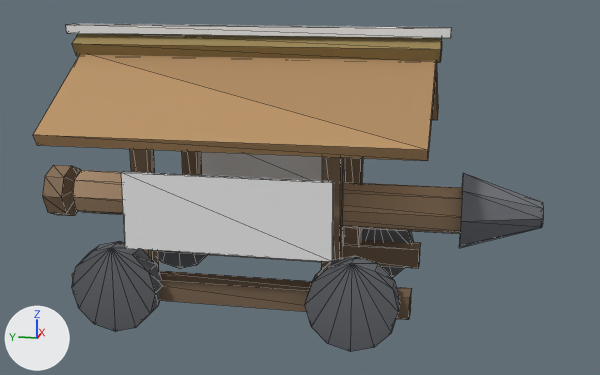
Two versions of the glTF model csharp/Unciv.Godot/Packs/units/models/unit/Battering Ram.glb, one commit apart.
Before and after are seen from a camera (50 mm lens) standing at (-1.894, -0.489, 0.771) and looking at (-0.007, -0.111, 0.299). The lights are fixed; the arrows at lower left show +X, +Y and +Z. The picture after the commit comes second. Mesh edges are drawn as thin lines. Vertices at exactly the same position are counted once.

In view in the first picture: 'Body'.
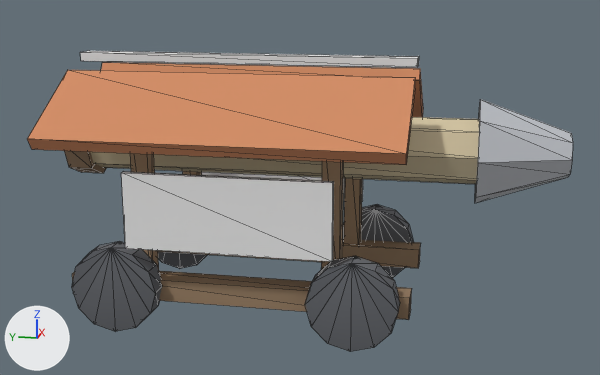
Changed parts and their boxes [x1, y1, x2, y2] in the pictures (600 x 375 px):
'Body', reshaped (7% wider, 8% shorter): before [33, 24, 543, 352]; after [27, 51, 573, 352]
part 1 of me_body, added: after [80, 51, 419, 67]
part 2 of me_body, added: after [91, 117, 479, 184]
part 3 of me_body, added: after [64, 151, 107, 173]
part 4 of me_body, added: after [475, 99, 573, 203]
part 5 of me_body, rebuilt: before [431, 62, 438, 120]; after [101, 62, 423, 117]
part 6 of me_body, rebuilt (10% shorter): before [33, 55, 436, 161]; after [27, 70, 415, 165]
part 7 of me_body, deleted: before [43, 24, 543, 248]
part 8 of me_body, recoloured: [72, 153, 420, 320] in both

What changed in the scene script:
```text
Add mat_steel:
    mat_steel = bpy.data.materials.new('Steel')
    # nodes: BsdfPrincipled, Mix, OutputMaterial, VertexColor
    # colours: light grey #c8cbd1, mixed with the vertex colours
Add mat_ash:
    mat_ash = bpy.data.materials.new('Ash')
    # nodes: BsdfPrincipled, Mix, OutputMaterial, VertexColor
    # colours: beige #d7c8a6, mixed with the vertex colours
Add mat_redwood:
    mat_redwood = bpy.data.materials.new('RedWood')
    # nodes: BsdfPrincipled, Mix, OutputMaterial, VertexColor
    # colours: orange #d48e65, mixed with the vertex colours
Change me_body:
    used by ob_body; location = (0.0, 0.0, 0.0)
    remove me_body.from_pydata(...)  # 248 vertices, 416 faces; spans x -0.276..0.276, y -0.67..0.525, z 0.0..0.675
    add me_body.from_pydata(...)  # 232 vertices, 392 faces; spans x -0.3..0.3, y -0.72..0.45, z 0.0..0.61
    me_body part 1: a new loose piece, a box spanning x -0.025..0.025, y -0.38..0.42, z 0.59..0.61, in mat_teamcolor (white #e7e7e7)
    me_body part 2: a new loose piece, an 8-sided cylinder along y spanning x -0.075..0.075, y -0.58..0.42, z 0.325..0.475, in mat_ash
    me_body part 3: a new loose piece, an 8-sided cylinder along y spanning x -0.09..0.09, y 0.39..0.45, z 0.31..0.49, in mat_darkwood
    me_body part 4: a new loose piece, an 8-sided cut cone along y (radius 0.05 at the low end, 0.12 at the high end) spanning x -0.12..0.12, y -0.72..-0.52, z 0.28..0.52, in mat_steel
    me_body part 5: the loose piece of 8 vertices spanning x 0.004..0.276, y -0.42..0.42, z 0.429..0.611 is rebuilt with 8 vertices and now spans x 0.08..0.3, y -0.38..0.42, z 0.424..0.576, in mat_redwood
    me_body part 6: the loose piece of 8 vertices spanning x -0.276..-0.004, y -0.42..0.42, z 0.429..0.611 is rebuilt with 8 vertices and now spans x -0.3..-0.08, y -0.38..0.42, z 0.424..0.576, in mat_redwood
    me_body part 7: 6 loose pieces with 72 vertices, spanning x -0.09..0.09, y -0.67..0.525, z 0.17..0.675, are deleted
    me_body part 8: 72 faces spanning x -0.2..0.2, y -0.39..0.39, z 0.065..0.5 switch from mat_darkwood to mat_wood
    remove me_body.materials.append(mat_hide)
    remove me_body.materials.append(mat_thatch)
    add me_body.materials.append(mat_ash)
    add me_body.materials.append(mat_redwood)
    add me_body.materials.append(mat_steel)
```
